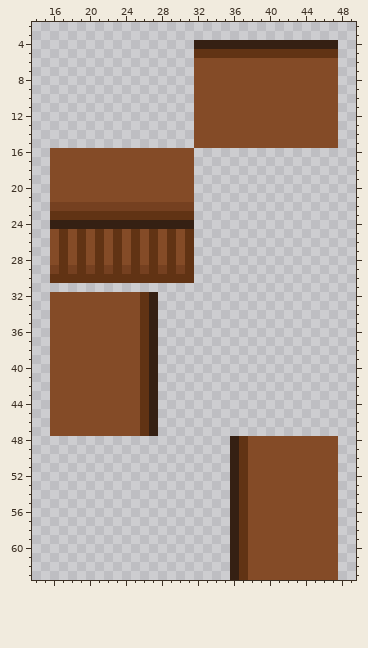
A pixel-art sprite gets an edit: Resources/Textures/Structures/Furniture/Tables/counterwood.rsi/state_1.png. The picture above is the old version.
The file is 64x64 pixels. Colours within 5 levels of each other are drawn and written as one. Shown: x 14..49, y 2..63.
New version:
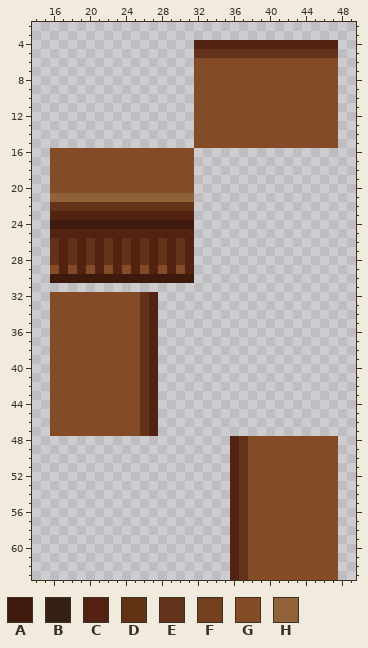
Palette (. is transparent): A #40190d  B #352013  C #522310  D #613314  E #63321a  F #754020  G #844b27  H #8f6238
From old to new:
Colour B gives way to colour A in row 24 at x 16 to 31.
Colour D gives way to colour A in row 30 at x 16 to 31.
Colour B gives way to colour C in row 4 at x 32 to 47; in rows 32 to 47 at x 27; in rows 48 to 63 at x 36.
Colour D gives way to colour C in row 23 at x 16 to 31; in rows 25 to 29 at x 17, 19, 21, 23, 25, 27, 29 and 31.
Colour G gives way to colour C in row 25 at x 16, 18, 20, 22, 24, 26, 28 and 30.
Colour D gives way to colour E in row 5 at x 32 to 47; in rows 32 to 47 at x 26; in rows 48 to 63 at x 37.
Colour F gives way to colour E in row 22 at x 16 to 31.
Colour G gives way to colour E in rows 26 to 28 at x 16, 18, 20, 22, 24, 26, 28 and 30.
Colour F gives way to colour G in row 29 at x 16, 18, 20, 22, 24, 26, 28 and 30.
Colour G gives way to colour H in row 21 at x 16 to 31.
Where, in picture pixels (left, top, right, bottom), the same in both pictures:
changed: (194, 40, 338, 58)
changed: (50, 193, 194, 436)
changed: (230, 436, 248, 580)
